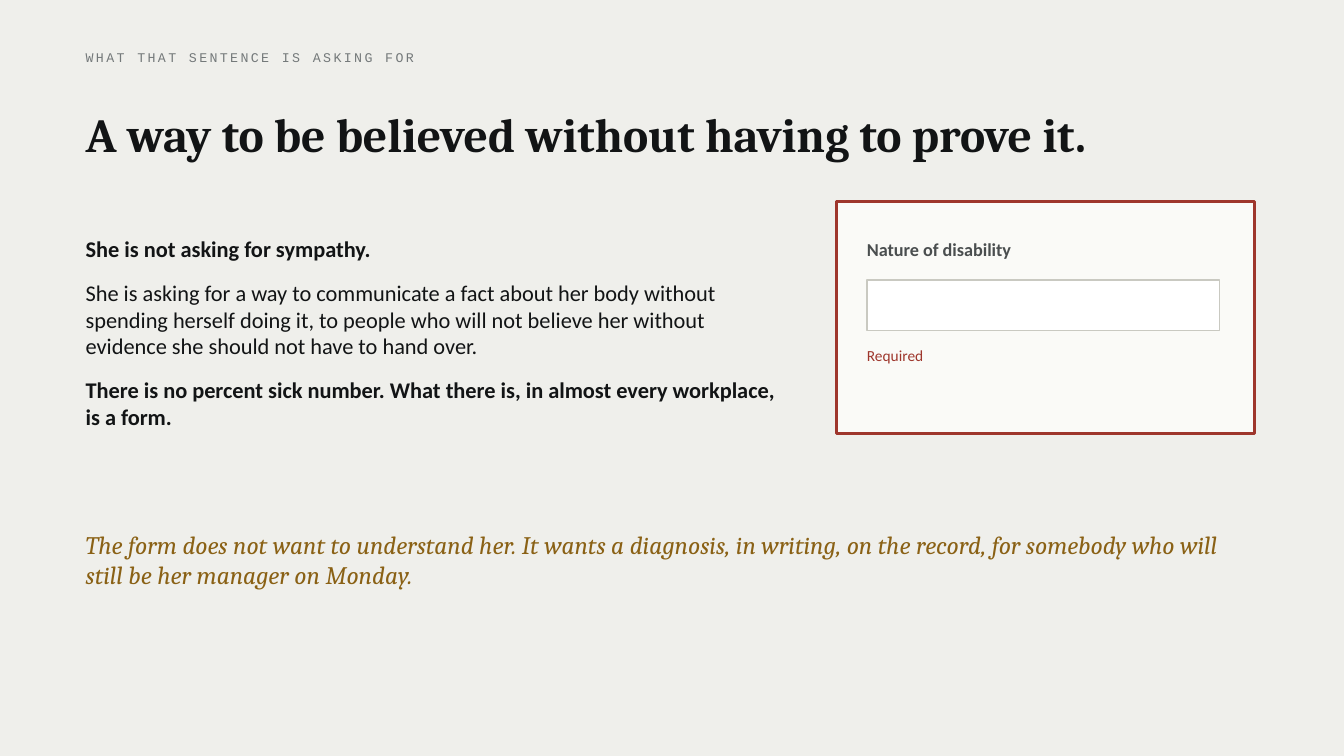
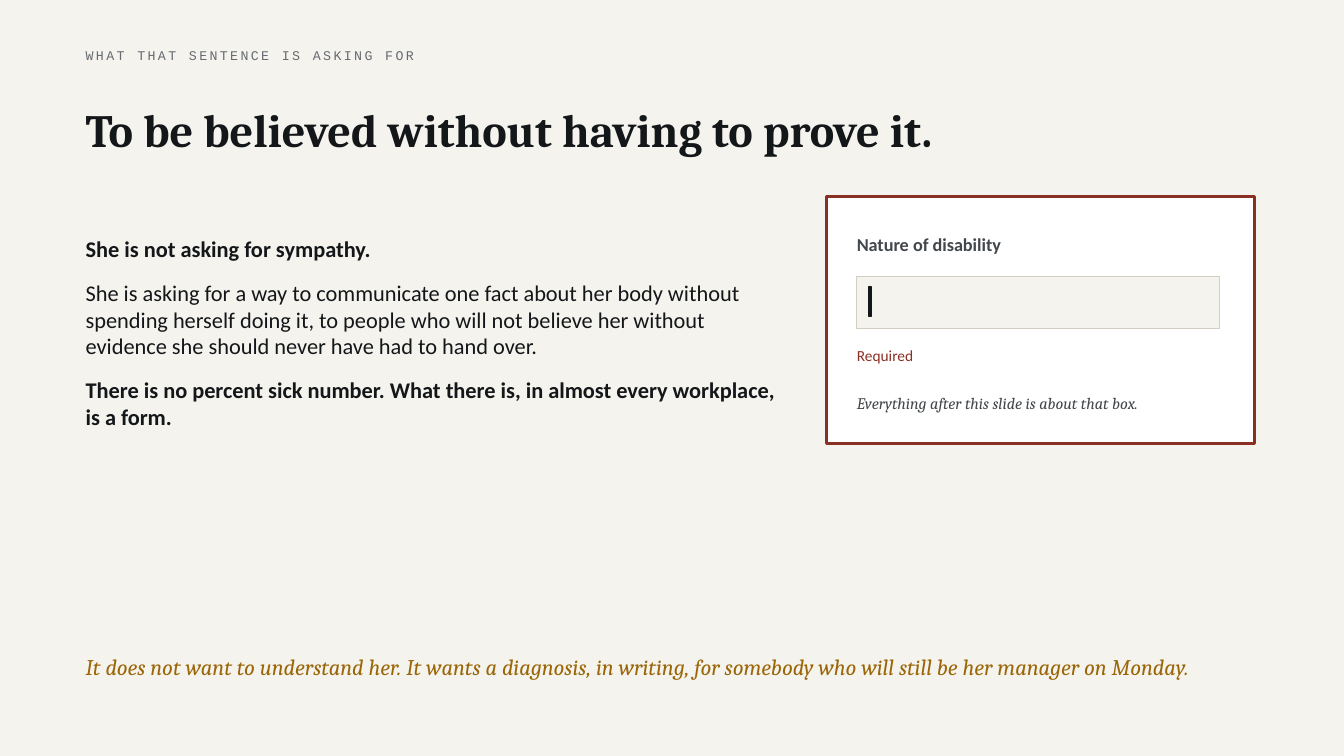
Before and after one commit to parthsevak2/curb-cut, a slide deck: slide 3 of submission/Curb-Cut.pptx. Drawn at 1344x756 pixels with LibreOffice and Linux fonts; fonts in the diff are those of the drawing. Boxes give left, top, right and bottom in pixels: in the first picture for what was removed or moved away, otherwise in the second. Text is boxed around its words. In the diff, an @@ line names an element or a change of style, - is before the commit and + after.

```diff
--- a/submission/Curb-Cut.pptx
+++ b/submission/Curb-Cut.pptx
@@ background #EFEFEB to #F5F3ED @@
@@ text "WHAT THAT SENTENCE IS ASKING ..." at [86,51,414,60]: text colour #74797A to #656B71 @@
@@ text at [86,115,932,157]: text changed; size 34 to 33 pt; text colour #121415 to #14171A @@
-A way to be believed without having to prove it.
+To be believed without having to prove it.
@@ rectangle: place and size @@
-rectangle at [837,202,1255,434]
+rectangle at [827,197,1255,444]
@@ rectangle at [827,197,1255,444]: fill #FAFAF7 to #FFFFFF; outline #9E362C 2 pt to #8A2F24 2 pt @@
@@ text "Nature of disability": place and size @@
-text "Nature of disability" at [867,243,1011,259]
+text "Nature of disability" at [857,238,1001,254]
@@ text "Nature of disability" at [857,238,1001,254]: text colour #4A4E4F to #42474C @@
@@ text at [86,241,775,425]: text colour #121415 to #14171A in "She is not asking for sympathy.", "There is no percent sick number. What ..." @@
@@ text at [86,285,739,354]: text changed; text colour #121415 to #14171A @@
-She is asking for a way to communicate a fact about her body without spending herself doing it, to people who will not believe her without evidence she should not have to hand over.
+She is asking for a way to communicate one fact about her body without spending herself doing it, to people who will not believe her without evidence she should never have had to hand over.
@@ rectangle: place and size @@
-rectangle at [867,280,1220,331]
+rectangle at [857,276,1220,329]
@@ rectangle at [857,276,1220,329]: fill #FFFFFF to #F5F3ED; outline #C9C9C1 1 pt to #D3CEC0 1 pt @@
@@ rectangle added at [869,286,871,317], fill #14171A, outline #14171A 1 pt @@
@@ text "Required": place and size @@
-text "Required" at [867,350,923,364]
+text "Required" at [857,350,913,364]
@@ text "Required" at [857,350,913,364]: text colour #9E362C to #8A2F24 @@
@@ text added at [857,398,1138,413], 11.5 pt, text #42474C, italic @@
+Everything after this slide is about that box.
@@ text at [86,659,1189,680]: text changed; size 18 to 16 pt; text colour #8A6115 to #9A6608 @@
-The form does not want to understand her. It wants a diagnosis, in writing, on the record, for somebody who will still be her manager on Monday.
+It does not want to understand her. It wants a diagnosis, in writing, for somebody who will still be her manager on Monday.
```
Also in this commit, not shown: 18 other slides changed, 3 slides added, 1 other file.
